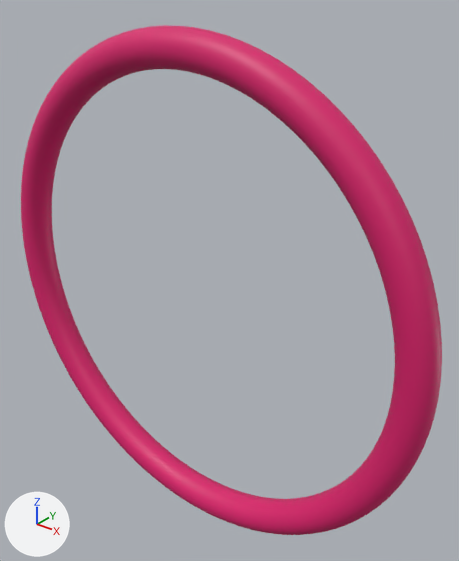
An edit to the glTF model assets/torus_grid_sweep/torus_R8_r0.glb, drawn before and after from the same camera.
Both versions are drawn from a 50 mm lens placed at (22.1, -23.8, 17.2), pointed at (1.5, 2.0, 1.2). Every picture has the same lights, and +X, +Y and +Z are marked at lower left. The older version comes first. Where no turn or scale is listed for an object, it has been applied to the vertices.

The first picture shows 'geometry_0'.
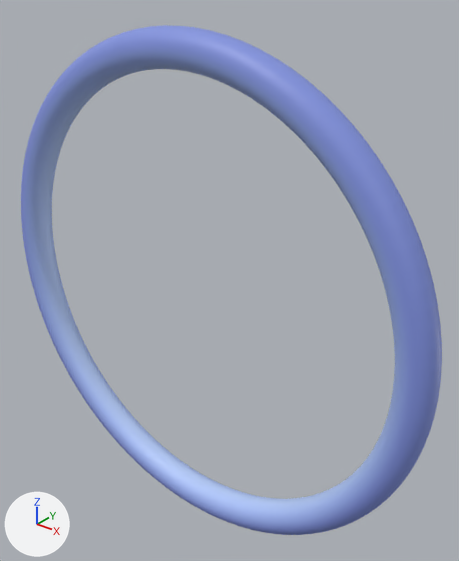
What differs and where, as boxes (x1, y1, x2, y2) in the pictures (459 x 561 px):
part 1 of me_geometry_0, recoloured (pink to blue)
    both: (21, 25, 442, 535)

Patch to the scene script:
```diff
--- a/assets/torus_grid_sweep/torus_R8_r0.glb.py
+++ b/assets/torus_grid_sweep/torus_R8_r0.glb.py
@@ me_geometry_0 @@
 me_geometry_0.from_pydata(...)  # 5000 vertices, 10000 faces; spans x -14.9..14.9, y -1.0..1.0, z -14.9..14.9
 # used by ob_geometry_0; location = (0.0, 0.0, 0.0)
+# me_geometry_0 part 1: 10000 faces centred in x -14.9..14.9, y -1.0..1.0, z -14.9..14.9 are repainted in the vertex colours; the middle colour goes from pink #da1c6c to blue #8b9ee7
 me_geometry_0.materials.append(mat_defaultmaterial)
```
